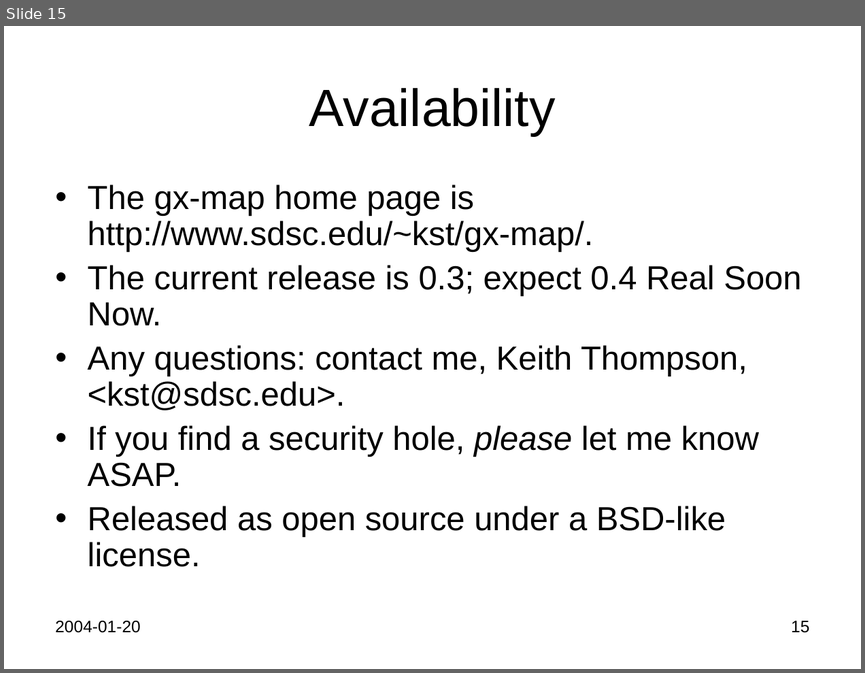
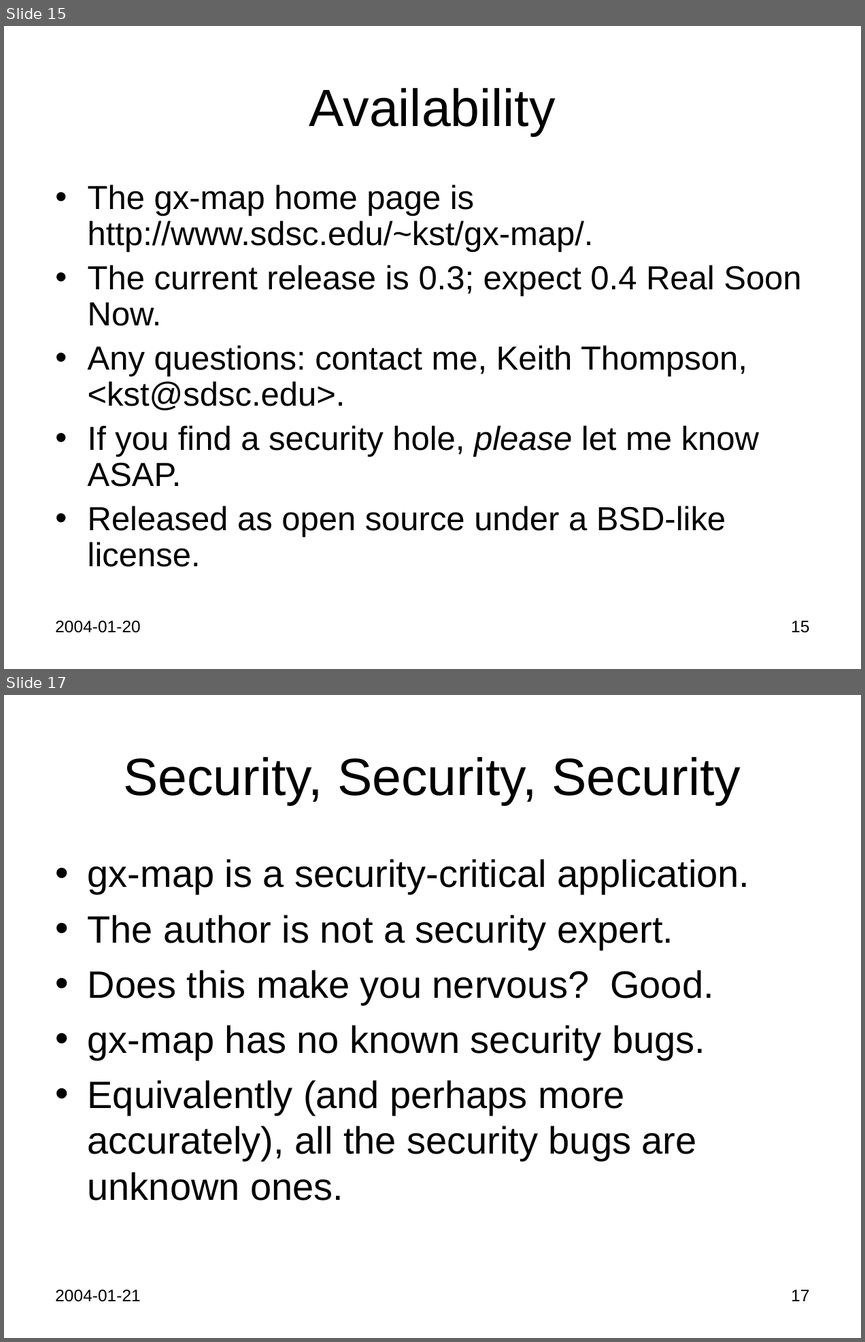
Before and after one commit to Keith-S-Thompson/gx-map, a slide deck: gx-map.ppt. Shown one above the other, each under a label of ours: slide 15 before the commit, slides 15 and 17 after it; the slides between them are not shown. The pictures are 865x673 and 865x1342 pixels, drawn with LibreOffice and Linux fonts; fonts in the diff are those of the drawing. Boxes give left, top, right and bottom in pixels: in the first picture for what was removed or moved away, otherwise in the second. Text is boxed around its words. In the diff, an @@ line names an element or a change of style, - is before the commit and + after.

```diff
--- a/gx-map.ppt
+++ b/gx-map.ppt
@@ slide 17 added at [4,695,861,1338], background #FFFFFF @@
@@ title added at [123,757,740,805], 44 pt, text #000000 @@
+Security, Security, Security
@@ text added at [88,859,749,1200], 32 pt, text #000000 @@
+• gx-map is a security-critical application.
+• The author is not a security expert.
+• Does this make you nervous? Good.
+• gx-map has no known security bugs.
+• Equivalently (and perhaps more accurately), all the security bugs are unknown ones.
@@ text added at [55,1289,140,1302], 14 pt, text #000000 @@
+2004-01-21
@@ page number added at [791,1289,809,1301], 14 pt, text #000000 @@
+17
```
Also in this commit, not shown: 1 slide changed, 13 other slides added.
